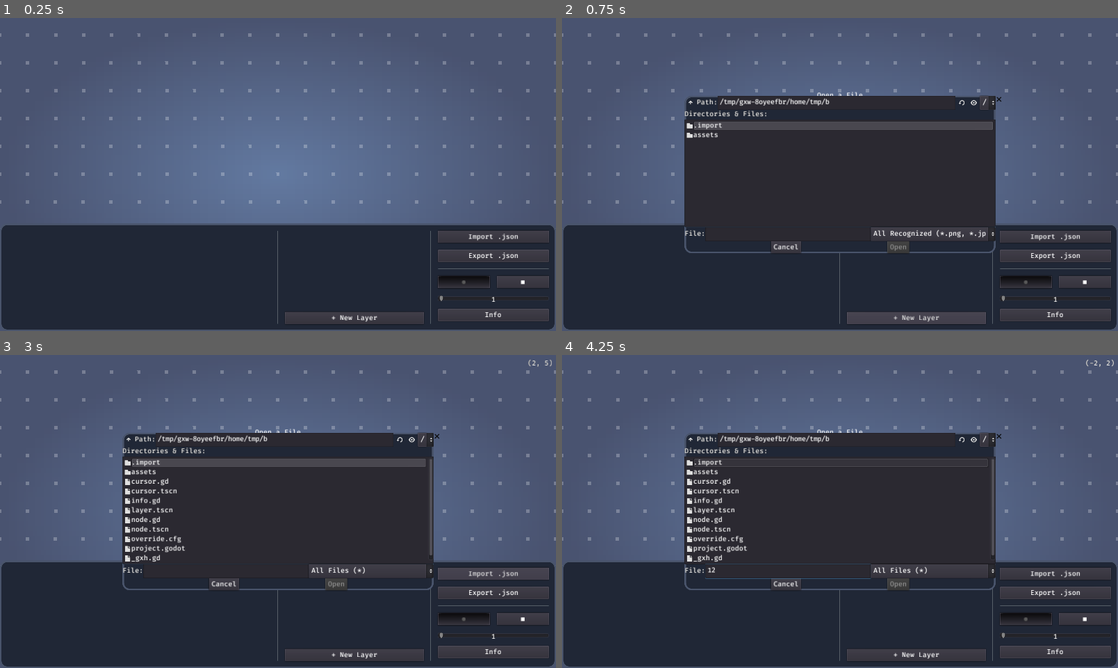
Above: before the commit, frames 1-4 (two rows, left to right).
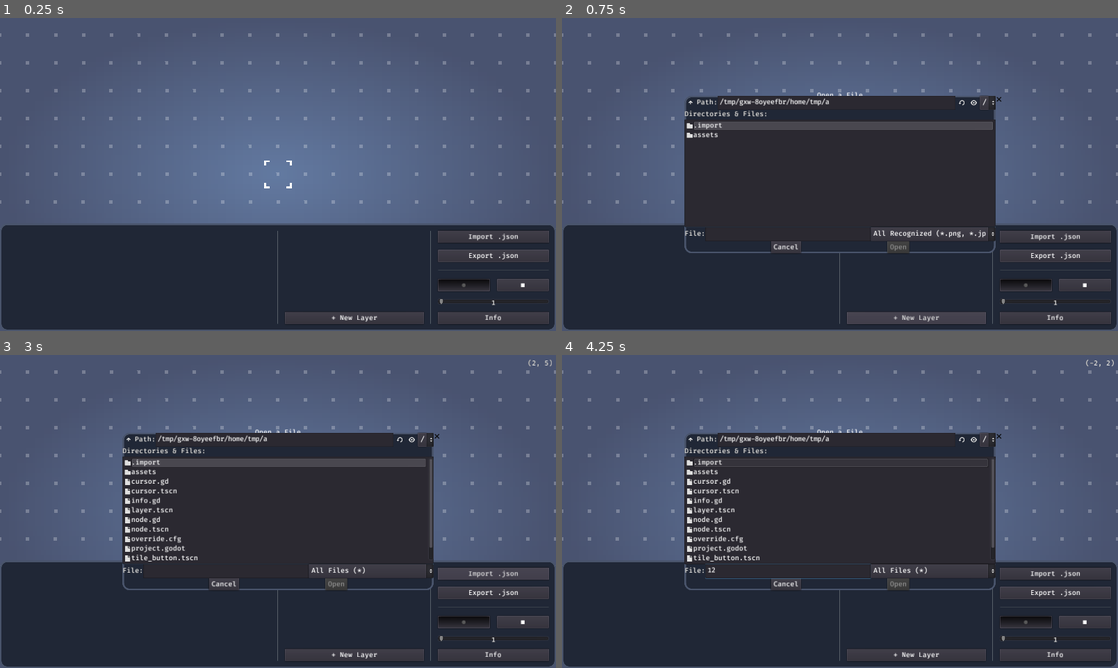
Above: after the commit, the same moments.

Repository: arcaneenergy/tilemap-level-editor
Game: Godot game, scene res://node.tscn
Two runs of this game, one before a commit and one after it. Both use one fixed random seed, a clock stepped at 60 frames per second and the inputs below.
Inputs (mouse positions are in pixels of both pictures, inside the frame that each line leads up to):
- Up to frame 1 (0.25 s): no input
- Up to frame 2 (0.75 s): click "+ New Layer" at 0.5 s
- Up to frame 3 (3 s): click (227, 570) at 1.27 s; type "12" at 1.35 s; click "+ New Layer" at 2 s; click "Import .json" at 2.75 s
- Up to frame 4 (4.25 s): click (789, 570) at 3.52 s; type "12" at 3.6 s

The runs differ from the first frame. In frame 1, 0.8% of the frame differs, in the area x 47-99%, y 45-98%; in frame 2, 0.8%; in frame 3, 0.9%, in the area x 23-99%, y 25-98%; in frame 4, 0.9%.

Commit message:
Visual indicator

Diff:
--- a/node.gd
+++ b/node.gd
@@ -29,6 +29,10 @@
 
 const CAMERA_MOVE_SPEED := 100
 const CURSOR := preload("res://cursor.tscn")
+const TILE_BTN := preload("res://tile_button.tscn")
+
+func _ready() -> void:
+	_set_new_cursor_shape()
 
 func _process(delta: float) -> void:
 	if Input.is_action_pressed("move_up"):
@@ -85,22 +89,23 @@
 	_fd_new_layer.popup()
 
 func _on_Layer_toggled(button_pressed: bool, layer: Control) -> void:
+	_set_selection(-1)
+
 	for i in _layer_container.get_children():
 		i.get_node("MarginContainer/VBoxContainer/HBoxContainer/CheckBox").set_pressed_no_signal(false)
 		i.self_modulate = Color.white
 	layer.get_node("MarginContainer/VBoxContainer/HBoxContainer/CheckBox").set_pressed_no_signal(true)
 	layer.self_modulate = Color.blue
 
+	if _current_layer == layer.get_meta("path"): return
+
 	_clear_ts_container()
 
 	var img_tex := _layers[layer.get_meta("path")]["tex"] as ImageTexture
 	var idx := 0
 	for x in range(img_tex.get_width() / 16):
 		for y in range(img_tex.get_height() / 16):
-			var btn := TextureButton.new()
-			btn.focus_mode = Control.FOCUS_NONE
-			btn.expand = true
-			btn.rect_min_size = Vector2.ONE * 64
+			var btn := TILE_BTN.instance()
 			btn.connect("pressed", self, "_on_TextureButton_pressed", [idx])
 			var at := AtlasTexture.new()
 			at.atlas = img_tex
@@ -112,8 +117,17 @@
 	_current_layer = layer.get_meta("path")
 #	_update_cell_size()
 
+func _set_selection(idx: int) -> void:
+	if _selected_tile != -1:
+		_ts_container.get_child(_selected_tile).get_node("Label").visible = false
+
+	_selected_tile = idx
+
+	if idx != -1:
+		_ts_container.get_child(idx).get_node("Label").visible = true
+
 func _on_TextureButton_pressed(idx: int) -> void:
-	_selected_tile = idx
+	_set_selection(idx)
 
 func _on_Layer_moved_up(layer: Control) -> void:
 	if layer.get_index() - 1 >= 0:
@@ -147,7 +161,7 @@
 	layer.queue_free()
 	_update_layers()
 	_current_layer = ""
-	_selected_tile = -1
+	_set_selection(-1)
 
 func _on_ButtonImport_pressed() -> void:
 	_fd_import.popup()
@@ -243,7 +257,6 @@
 		"tm": tm,
 		"size": 16
 	}
-	_selected_tile = 0
 
 	hbox.get_node("CheckBox").emit_signal("toggled", true)
 #	_update_cell_size()
--- a/node.tscn
+++ b/node.tscn
@@ -637,13 +637,14 @@
 [node name="HSeparator" type="HSeparator" parent="CanvasLayer/Control/Panel/MarginContainer/HBoxContainer/VBoxContainer"]
 margin_top = 88.0
 margin_right = 256.0
-margin_bottom = 88.0
+margin_bottom = 95.0
+size_flags_vertical = 3
 
 [node name="ShapeContainer" type="HBoxContainer" parent="CanvasLayer/Control/Panel/MarginContainer/HBoxContainer/VBoxContainer"]
 unique_name_in_owner = true
-margin_top = 104.0
+margin_top = 111.0
 margin_right = 256.0
-margin_bottom = 132.0
+margin_bottom = 139.0
 custom_constants/separation = 16
 
 [node name="ButtonCircle" type="Button" parent="CanvasLayer/Control/Panel/MarginContainer/HBoxContainer/VBoxContainer/ShapeContainer"]
@@ -670,9 +671,9 @@
 
 [node name="HSliderSize" type="HSlider" parent="CanvasLayer/Control/Panel/MarginContainer/HBoxContainer/VBoxContainer"]
 unique_name_in_owner = true
-margin_top = 148.0
+margin_top = 155.0
 margin_right = 256.0
-margin_bottom = 164.0
+margin_bottom = 171.0
 focus_mode = 0
 input_pass_on_modal_close_click = false
 min_value = 1.0
@@ -689,9 +690,9 @@
 valign = 1
 
 [node name="ButtonInfo" type="Button" parent="CanvasLayer/Control/Panel/MarginContainer/HBoxContainer/VBoxContainer"]
-margin_top = 180.0
+margin_top = 187.0
 margin_right = 256.0
-margin_bottom = 208.0
+margin_bottom = 215.0
 focus_mode = 0
 input_pass_on_modal_close_click = false
 text = "Info"
--- /dev/null
+++ b/tile_button.tscn
@@ -0,0 +1,15 @@
+[gd_scene format=2]
+
+[node name="TileButton" type="TextureButton"]
+margin_right = 64.0
+margin_bottom = 64.0
+rect_min_size = Vector2( 64, 64 )
+input_pass_on_modal_close_click = false
+expand = true
+
+[node name="Label" type="Label" parent="."]
+visible = false
+margin_right = 40.0
+margin_bottom = 22.0
+input_pass_on_modal_close_click = false
+text = "X"
